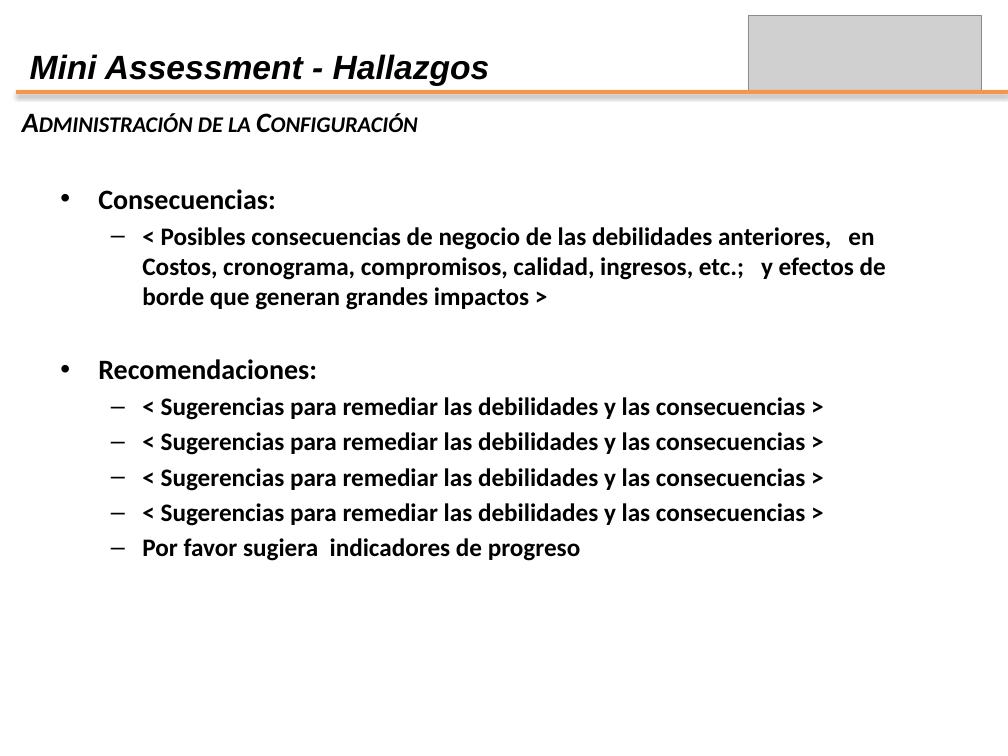
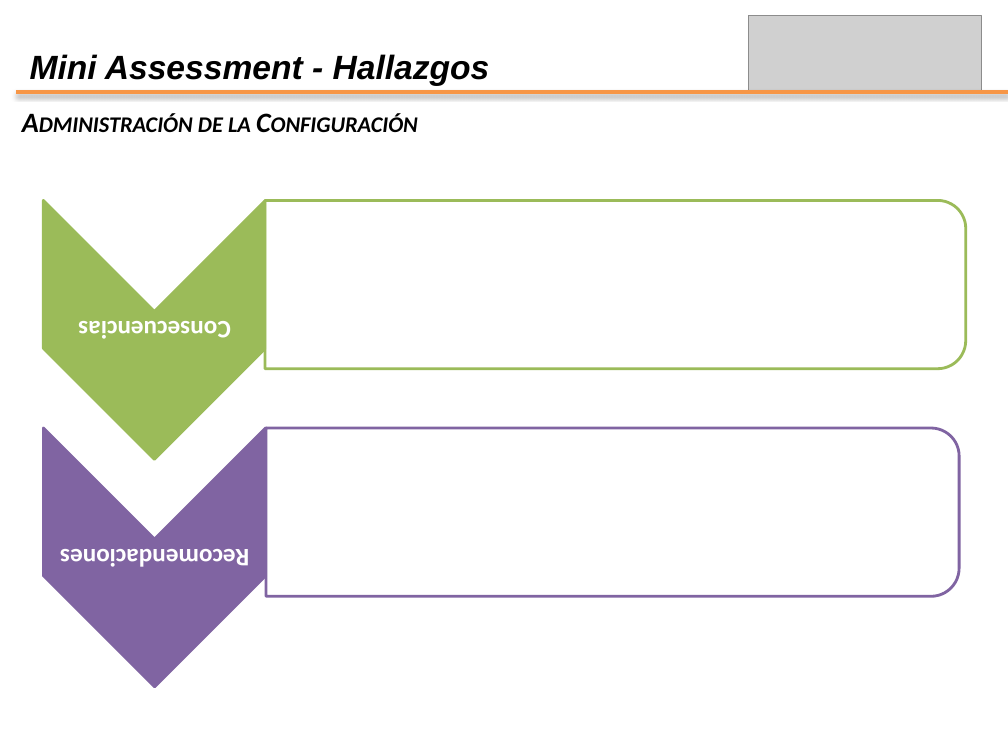
Before and after one commit to leseroth/ingenium-managment, a slide deck: slide 13 of CSOF5104 Mejoramiento de Procesos de Software/Taller 2/Taller2-Presentacion-Ingenium.pptx. Drawn at 1008x756 pixels with LibreOffice and Linux fonts; fonts in the diff are those of the drawing; grey boxes stand for pictures. Boxes give left, top, right and bottom in pixels: in the first picture for what was removed or moved away, otherwise in the second. Text is boxed around its words. In the diff, an @@ line names an element or a change of style, - is before the commit and + after.

Commit message:
Presentación

```diff
--- a/CSOF5104 Mejoramiento de Procesos de Software/Taller 2/Taller2-Presentacion-Ingenium.pptx
+++ b/CSOF5104 Mejoramiento de Procesos de Software/Taller 2/Taller2-Presentacion-Ingenium.pptx
@@ text removed at bbox=[98, 189, 886, 561] @@
-• Consecuencias:
-  – < Posibles consecuencias de negocio de las debilidades anteriores, en Costos, cronograma, compromisos, calidad, ingresos, etc.; y efectos de borde que generan grandes impactos >
-• Recomendaciones:
-  – < Sugerencias para remediar las debilidades y las consecuencias >
-  – < Sugerencias para remediar las debilidades y las consecuencias >
-  – < Sugerencias para remediar las debilidades y las consecuencias >
-  – < Sugerencias para remediar las debilidades y las consecuencias >
-  – Por favor sugiera indicadores de progreso
@@ group added at bbox=[43, 200, 966, 687]: 2 chevrons, 2 texts, 2 round same rects @@
+Consecuencias
+Recomendaciones
```
Also in this commit, not shown: 2 other slides changed, 1 slide added, 1 slide removed.
